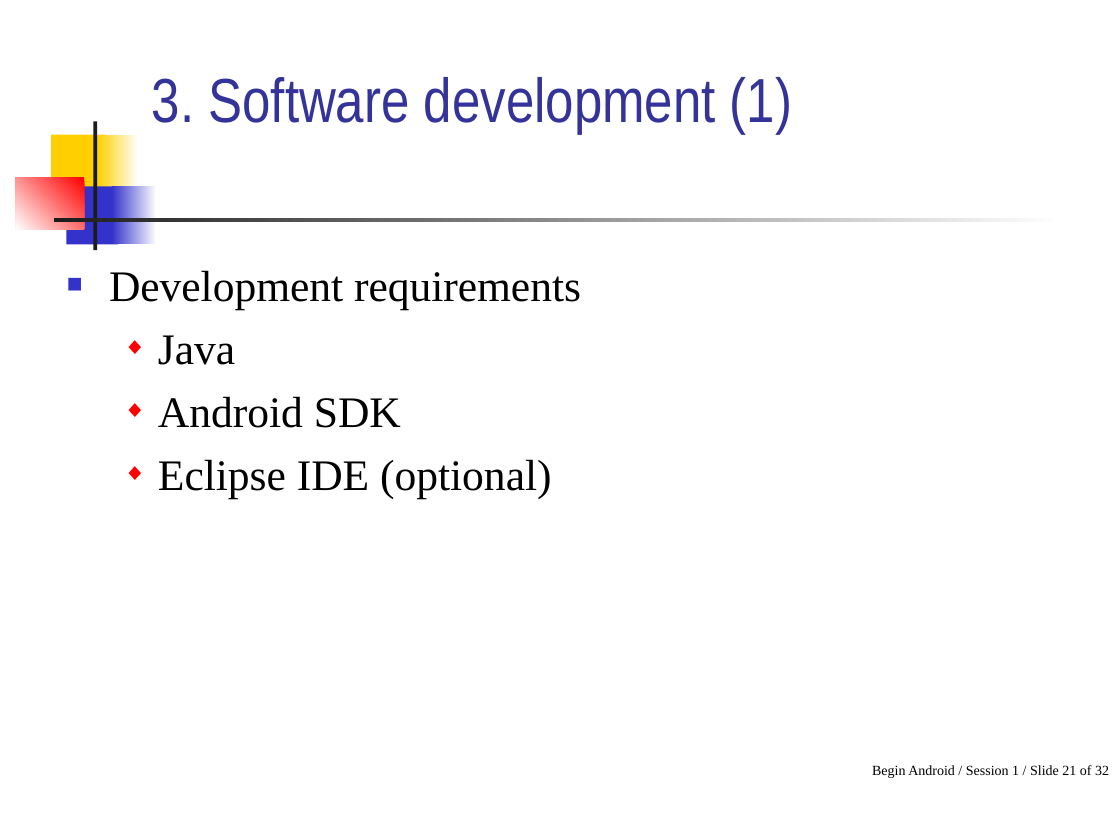
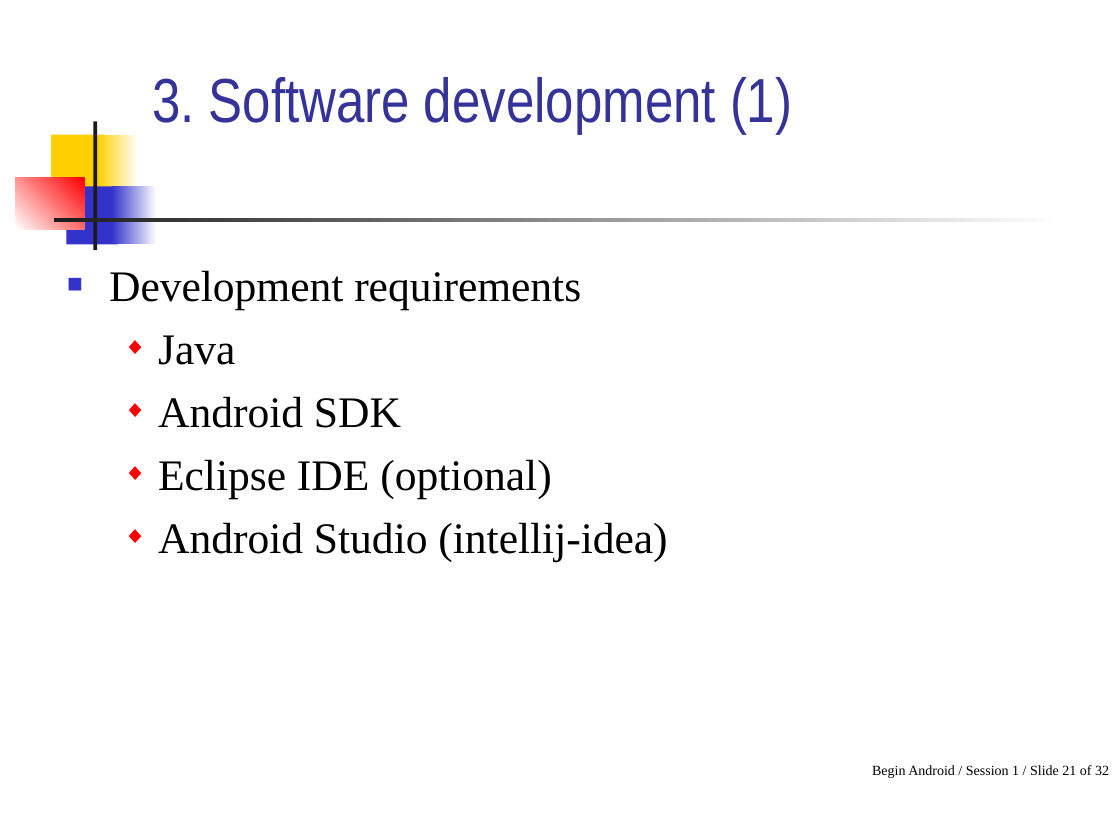
Before and after one commit to phamtuanchip/labs, a slide deck: slide 21 of M1304M-C1304M/android/slides/Session1.ppt. Drawn at 1120x840 pixels with LibreOffice and Linux fonts; fonts in the diff are those of the drawing. Boxes give left, top, right and bottom in pixels: in the first picture for what was removed or moved away, otherwise in the second. Text is boxed around its words. In the diff, an @@ line names an element or a change of style, - is before the commit and + after.

Commit message:
android update

```diff
--- a/M1304M-C1304M/android/slides/Session1.ppt
+++ b/M1304M-C1304M/android/slides/Session1.ppt
@@ text at bbox=[158, 522, 667, 562]: paragraph added @@
+  ◆ Android Studio (intellij-idea)
```
Also in this commit, not shown: 31 other slides changed, 1 other file.
